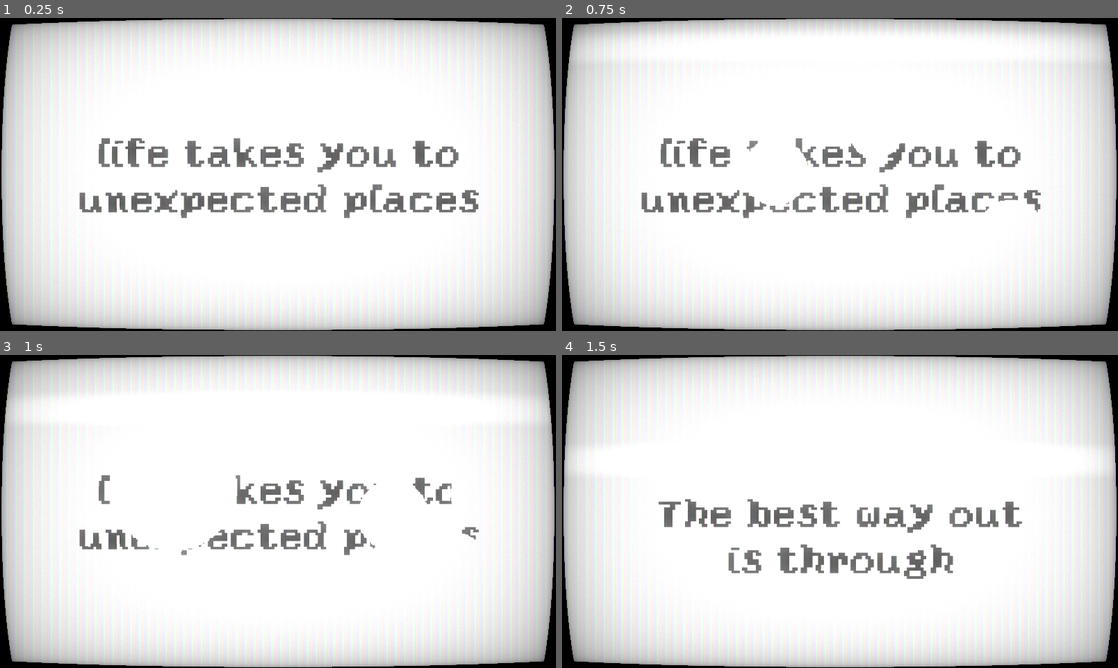
Above: before the commit, frames 1-4 (two rows, left to right).
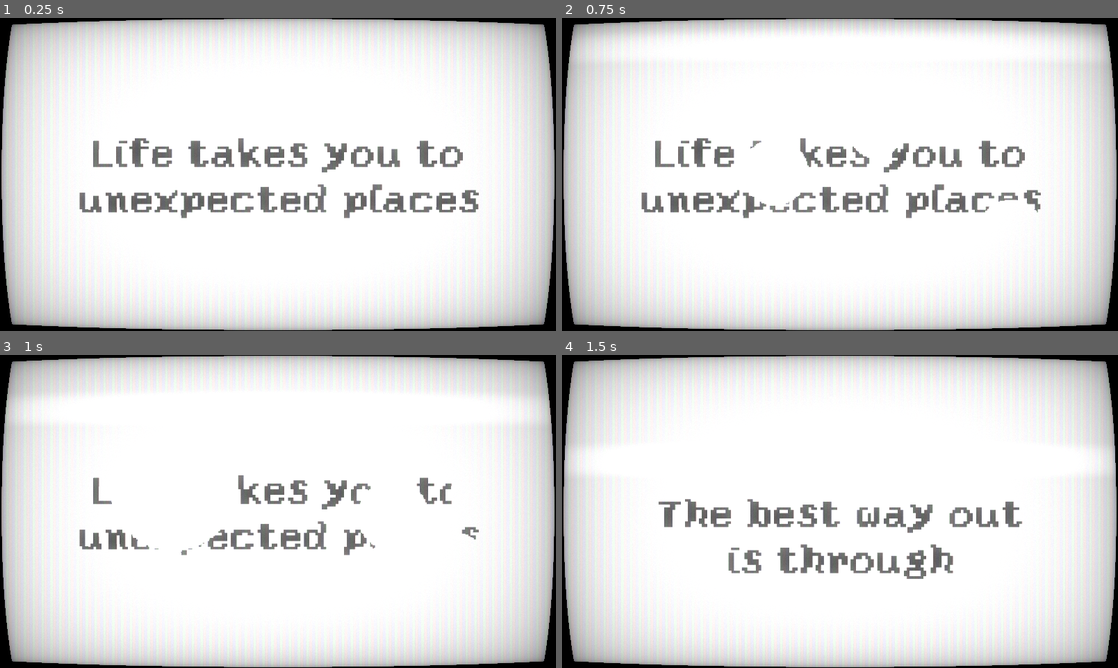
Above: after the commit, the same moments.

Repository: pascalbros/GGJ25-Blobble
Game: Godot game, scene res://scenes/levels/18.tscn
The game is run twice, just before and just after one commit, with the same random seed, the same clock (stepped at 60 frames per second) and the same inputs. This scene is started directly instead of the project's main scene.
Inputs:
- Up to frame 1 (0.25 s): no input
- Up to frame 2 (0.75 s): tap Enter at 0.5 s; hold Right (right) from 0.53 s (still down); tap P at 0.6 s
- Up to frame 3 (1 s): keep holding Right (right); tap Space (jump) at 0.77 s
- Up to frame 4 (1.5 s): keep holding Right (right); tap P at 1.35 s

The runs differ from the first frame. In frame 1, 2.4% of the frame differs, in the area x 16-84%, y 38-50%; in frame 2, 2.0%; in frame 3, 1.2%; in frame 4, nothing differs.
Error in both runs: Cannot call method 'queue_free' on a null value. (res://scripts/game_manager.gd:54)

Commit message:
Fixed levels

Diff:
--- a/scenes/levels/18.tscn
+++ b/scenes/levels/18.tscn
@@ -492,7 +492,7 @@
 
 [node name="Node2D3" type="Node2D"]
 script = ExtResource("1_3tpn2")
-level_name = "life takes you to
+level_name = "Life takes you to
 unexpected places"
 
 [node name="ColorRect" type="ColorRect" parent="."]
